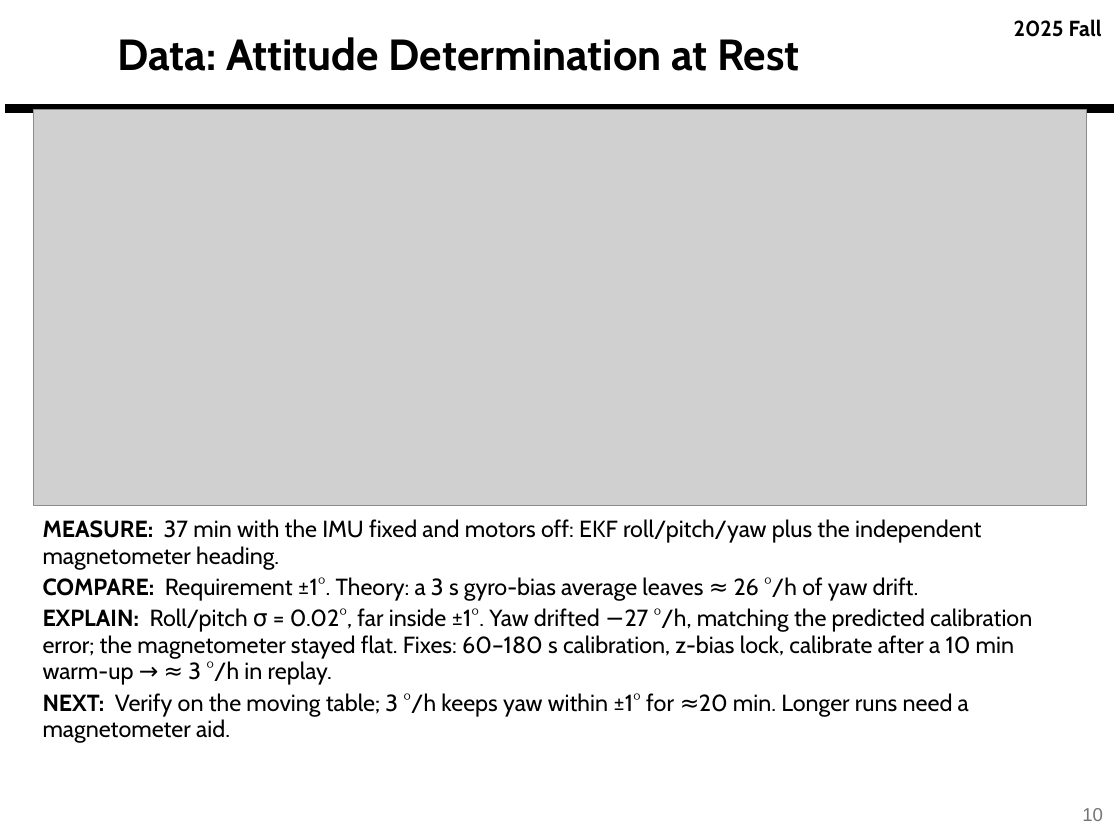
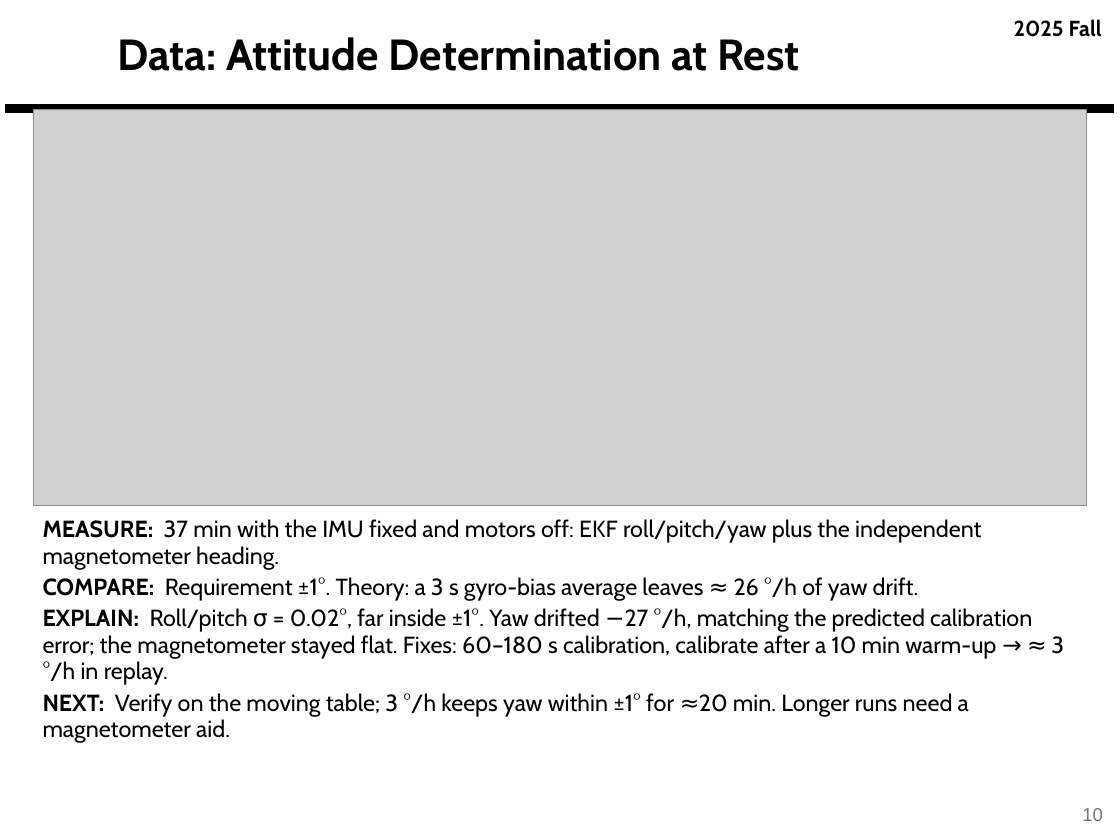
Before and after one commit to derek-weissinger-usafa/Astro-331-Lab-8, a slide deck: slide 10 of Reports/Astro 331 Lab 8_2_3 Body Problem_Prelim_Pres_FILLED.pptx. Drawn at 1120x840 pixels with LibreOffice and Linux fonts; fonts in the diff are those of the drawing; grey boxes stand for pictures; background and template pictures are left out. Boxes give left, top, right and bottom in pixels: in the first picture for what was removed or moved away, otherwise in the second. Text is boxed around its words. In the diff, an @@ line names an element or a change of style, - is before the commit and + after.

```diff
--- a/Reports/Astro 331 Lab 8_2_3 Body Problem_Prelim_Pres_FILLED.pptx
+++ b/Reports/Astro 331 Lab 8_2_3 Body Problem_Prelim_Pres_FILLED.pptx
@@ text at [43,608,1064,685]: text changed @@
-EXPLAIN: Roll/pitch σ = 0.02°, far inside ±1°. Yaw drifted −27 °/h, matching the predicted calibration error; the magnetometer stayed flat. Fixes: 60–180 s calibration, z-bias lock, calibrate after a 10 min warm-up → ≈ 3 °/h in replay.
+EXPLAIN: Roll/pitch σ = 0.02°, far inside ±1°. Yaw drifted −27 °/h, matching the predicted calibration error; the magnetometer stayed flat. Fixes: 60–180 s calibration, calibrate after a 10 min warm-up → ≈ 3 °/h in replay.
```
Also in this commit, not shown: 13 other slides changed, 2 slides added, 1 slide removed, 4 other files.
